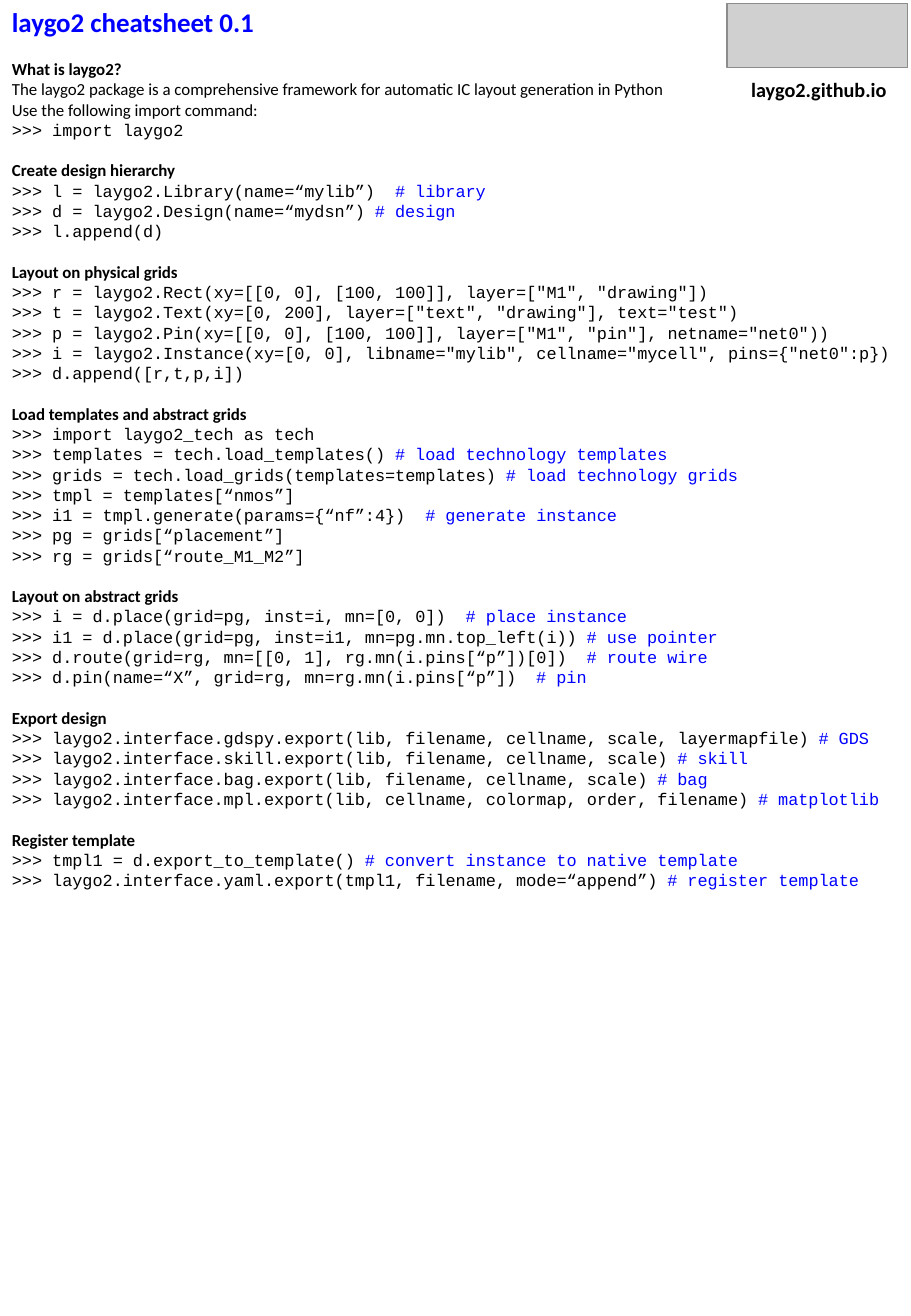
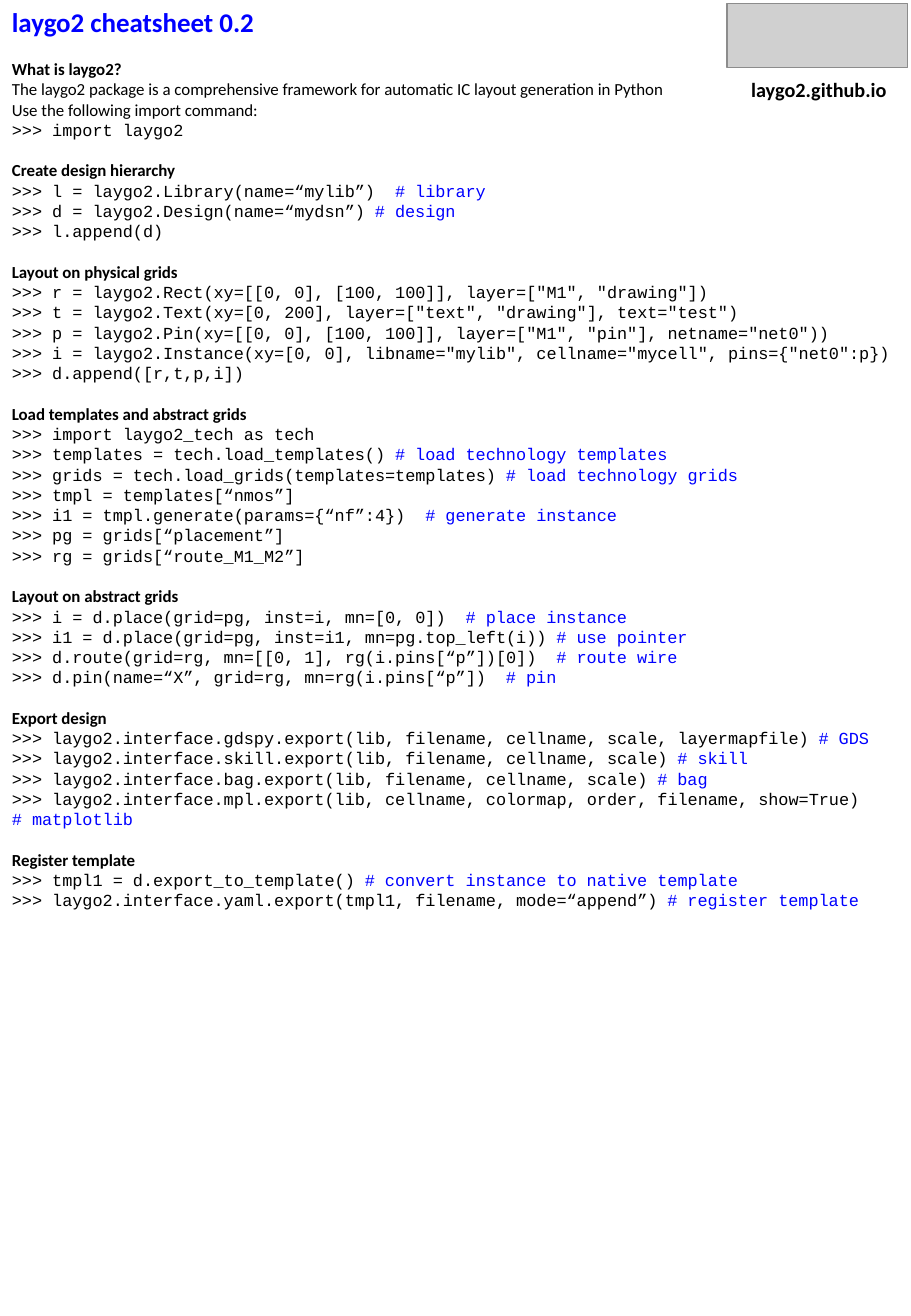
Before and after one commit to niftylab/laygo2, a slide deck: slide 1 of docs_workspace/docs_sphinx/assets/misc/laygo2_cheatsheet.pptx. Drawn at 911x1316 pixels with LibreOffice and Linux fonts; fonts in the diff are those of the drawing; grey boxes stand for pictures. Boxes give left, top, right and bottom in pixels: in the first picture for what was removed or moved away, otherwise in the second. Text is boxed around its words. In the diff, an @@ line names an element or a change of style, - is before the commit and + after.

Commit message:
Update Laygo2 cheatsheet to version 0.2

```diff
--- a/docs_workspace/docs_sphinx/assets/misc/laygo2_cheatsheet.pptx
+++ b/docs_workspace/docs_sphinx/assets/misc/laygo2_cheatsheet.pptx
@@ text at [12,13,253,37]: text changed @@
-laygo2 cheatsheet 0.1
+laygo2 cheatsheet 0.2
@@ text at [52,630,688,687]: text changed @@
->>> i1 = d.place(grid=pg, inst=i1, mn=pg.mn.top_left(i)) # use pointer
->>> d.route(grid=rg, mn=[[0, 1], rg.mn(i.pins[“p”])[0]) # route wire
->>> d.pin(name=“X”, grid=rg, mn=rg.mn(i.pins[“p”]) # pin
+>>> i1 = d.place(grid=pg, inst=i1, mn=pg.top_left(i)) # use pointer
+>>> d.route(grid=rg, mn=[[0, 1], rg(i.pins[“p”])[0]) # route wire
+>>> d.pin(name=“X”, grid=rg, mn=rg(i.pins[“p”]) # pin
@@ text at [32,792,859,829]: text changed @@
->>> laygo2.interface.mpl.export(lib, cellname, colormap, order, filename) # matplotlib
+>>> laygo2.interface.mpl.export(lib, cellname, colormap, order, filename, show=True)
+# matplotlib
```
Also in this commit, not shown: 11 other files.
